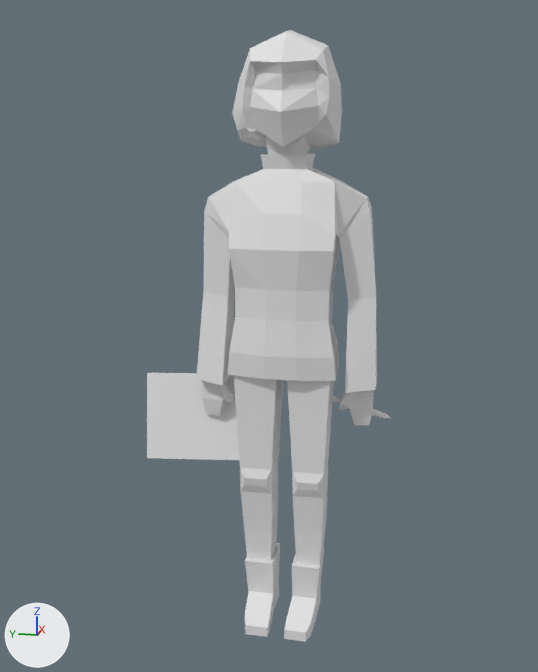
Before and after pictures for a commit that changed the Blender file Stuff for artists to share among themselves/girl-artist ver 1.2.blend.
Rendered twice from a 50 mm lens placed at (-12.56, -2.17, 8.38), pointed at (-0.01, 0.34, 5.24). Lighting does not change. The marker at lower left points along +X, +Y and +Z.
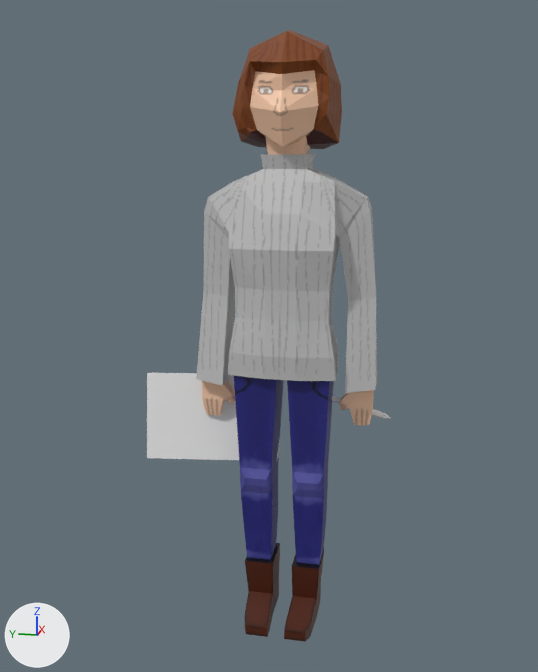
Patch to the scene script:
```diff
--- a/Stuff for artists to share among themselves/girl-artist ver 1.2.blend.py
+++ b/Stuff for artists to share among themselves/girl-artist ver 1.2.blend.py
@@ img_girl_artist_2_texture_png @@
+img_girl_artist_2_texture_png = load_image('Girl Artist 2 Texture.png', 'Girl Artist 2 Texture.png', 512, 512, 'sRGB')
@@ mat_material @@
 mat_material = principled_material('Material')
-mat_material.texture = img_girl_artist_1
+mat_material.texture = img_girl_artist_2_texture_png
```

Where the change shows, as pixel boxes [x1, y1, x2, y2] in the pictures (538 x 672 px):
'Cube', surface changed: [196, 30, 377, 642] in both
